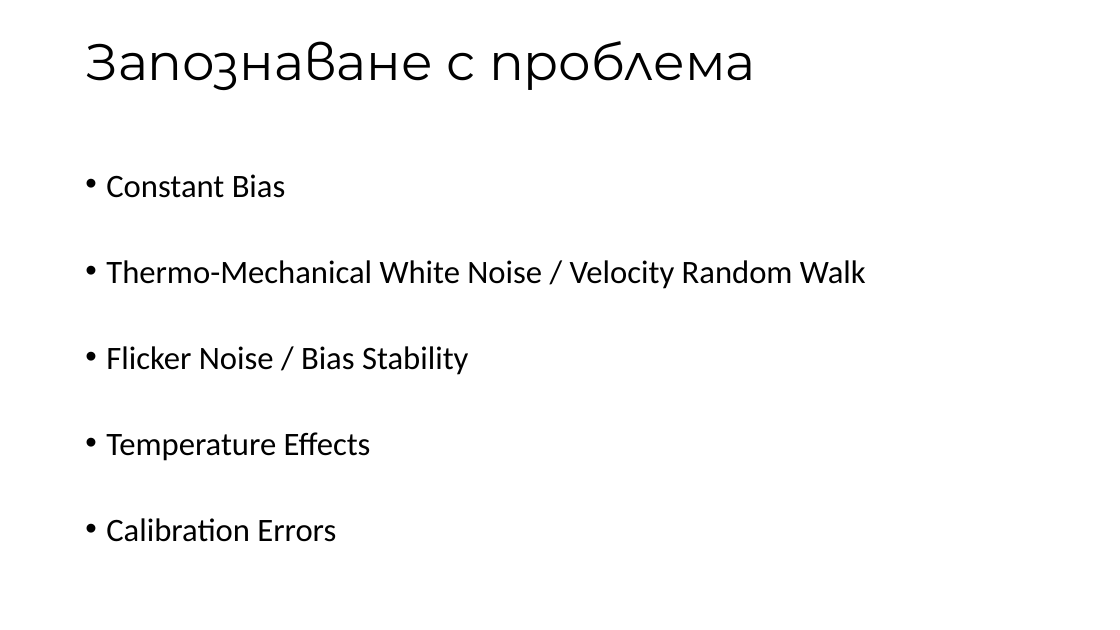
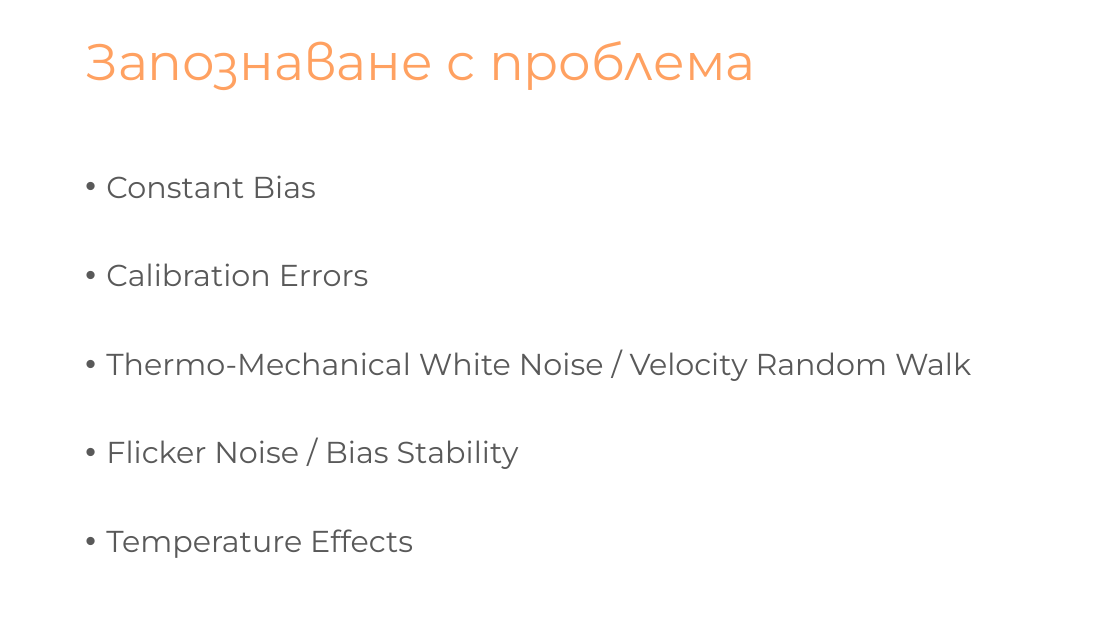
Before and after one commit to NikolaTotev/AMMRP-Course-Project, a slide deck: slide 5 of Presentation Materials/Калибриране на MEMS Акселерометри.pptx. Drawn at 1120x630 pixels with LibreOffice and Linux fonts; fonts in the diff are those of the drawing. Boxes give left, top, right and bottom in pixels: in the first picture for what was removed or moved away, otherwise in the second. Text is boxed around its words. In the diff, an @@ line names an element or a change of style, - is before the commit and + after.

Commit message:
working on data calibration and presentation

```diff
--- a/Presentation Materials/Калибриране на MEMS Акселерометри.pptx
+++ b/Presentation Materials/Калибриране на MEMS Акселерометри.pptx
@@ title "Запознаване с проблема" at <box>85,41,756,90</box>: text colour #000000 to #FFA161 @@
@@ text at <box>106,175,971,558</box>: size 28 to 25.9 pt, font Calibri to Montserrat, text colour #000000 to #595959 in "Constant Bias", "Thermo-Mechanical White Noise / Velocity Random Walk", "Flicker Noise / Bias Stability", "Temperature Effects"; line spacing 0.8 to 0.9 @@
@@ text at <box>106,263,369,286</box>: paragraph added @@
+• Calibration Errors
@@ text at <box>106,518,336,542</box>: paragraph removed @@
-• Calibration Errors
```
Also in this commit, not shown: 9 other slides changed, 1 slide added, 7 other files.
